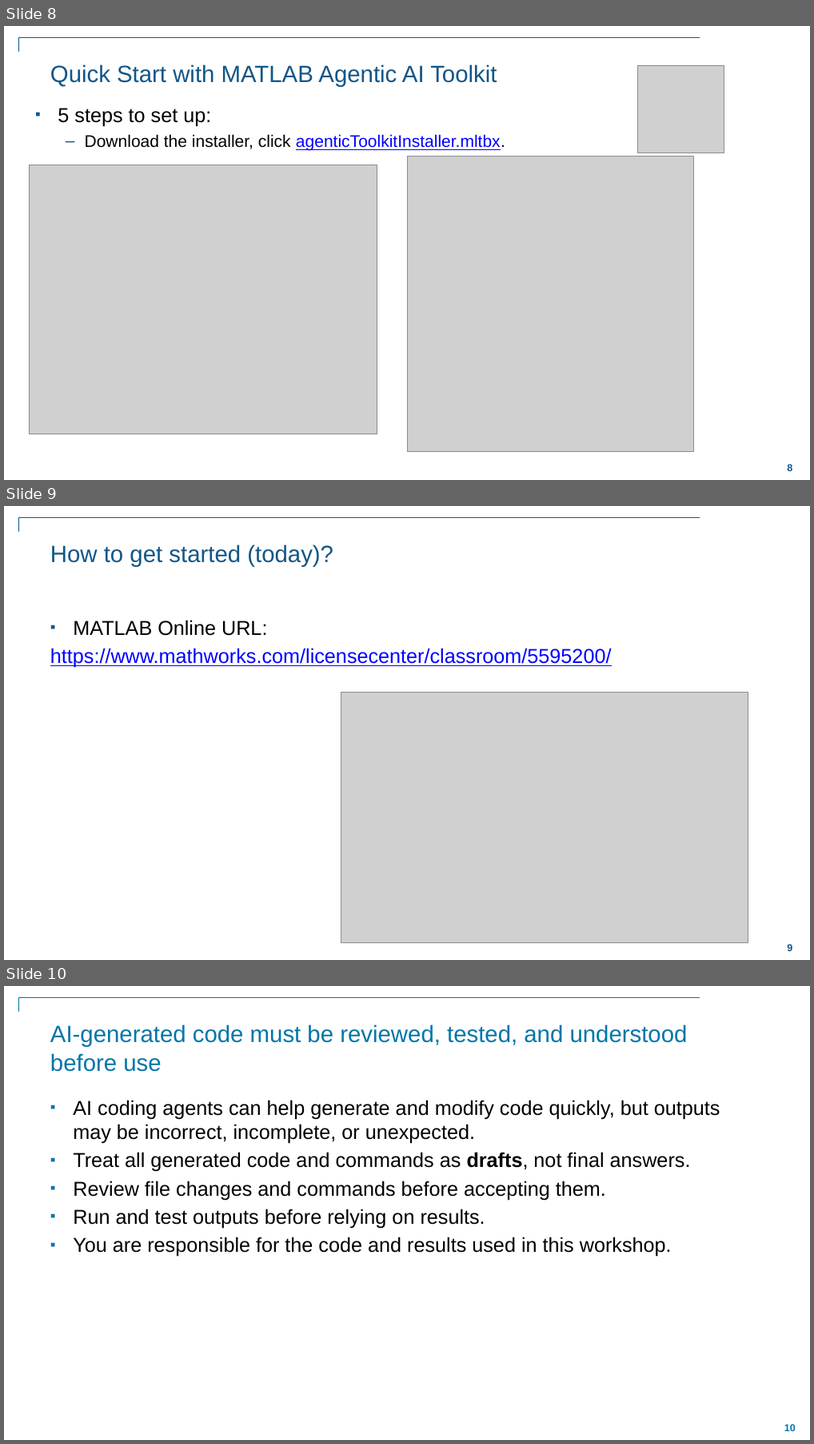
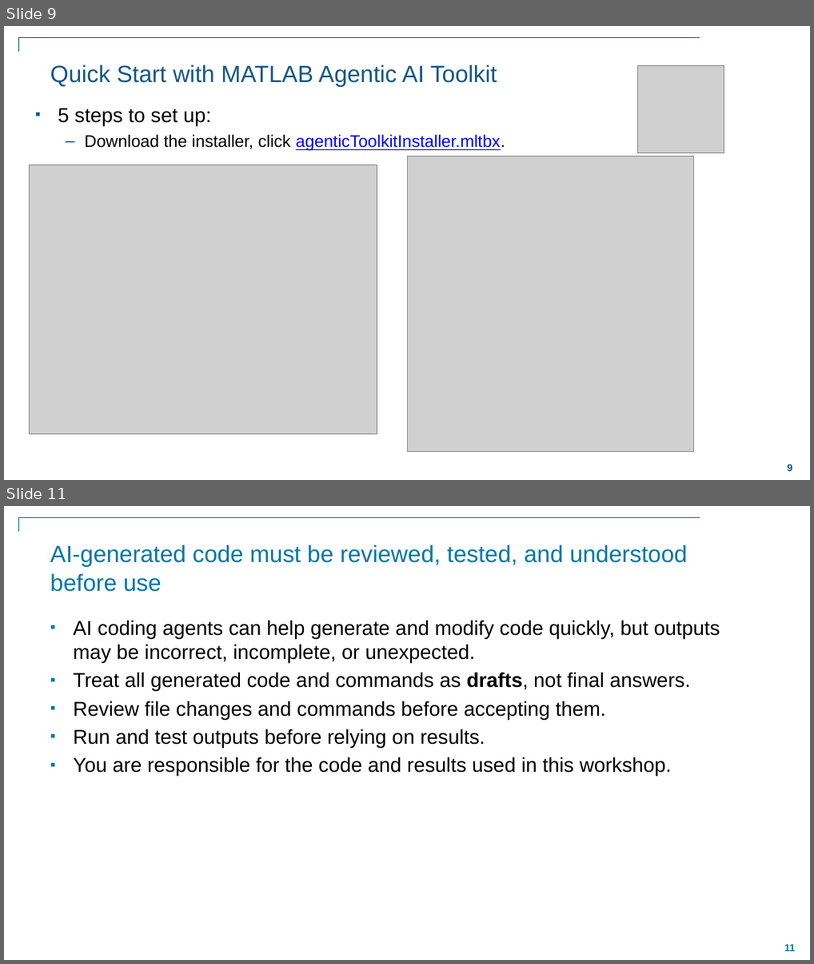
Before and after one commit to eoldewage/transform-your-workflows-with-agents, a slide deck: Transform Your Workflow with Agents in MATLAB.pptx. Shown one above the other, each under a label of ours: slides 8, 9 and 10 before the commit, slides 9 and 11 after it; the slides between them are not shown. The pictures are 814x1444 and 814x964 pixels, drawn with LibreOffice and Linux fonts; fonts in the diff are those of the drawing; grey boxes stand for pictures; background and template pictures are left out. Boxes give left, top, right and bottom in pixels: in the first picture for what was removed or moved away, otherwise in the second. Text is boxed around its words. In the diff, an @@ line names an element or a change of style, - is before the commit and + after.

```diff
--- a/Transform Your Workflow with Agents in MATLAB.pptx
+++ b/Transform Your Workflow with Agents in MATLAB.pptx
@@ slide 9 removed at [4,506,810,960], background #FFFFFF; not listed: 2 template elements that a slide beside it also shows @@
@@ title removed at [50,544,334,567] @@
-How to get started (today)?
@@ text removed at [50,620,612,668] @@
-▪ MATLAB Online URL:
-https://www.mathworks.com/licensecenter/classroom/5595200/
@@ picture removed at [341,692,749,942] @@
@@ what was slide 8 is now slide 9 @@
@@ what was slide 10 is now slide 11 @@
@@ page number at [785,944,795,951]: text changed @@
-10
+11
```
Also in this commit, not shown: 4 slides changed, 2 slides added.
